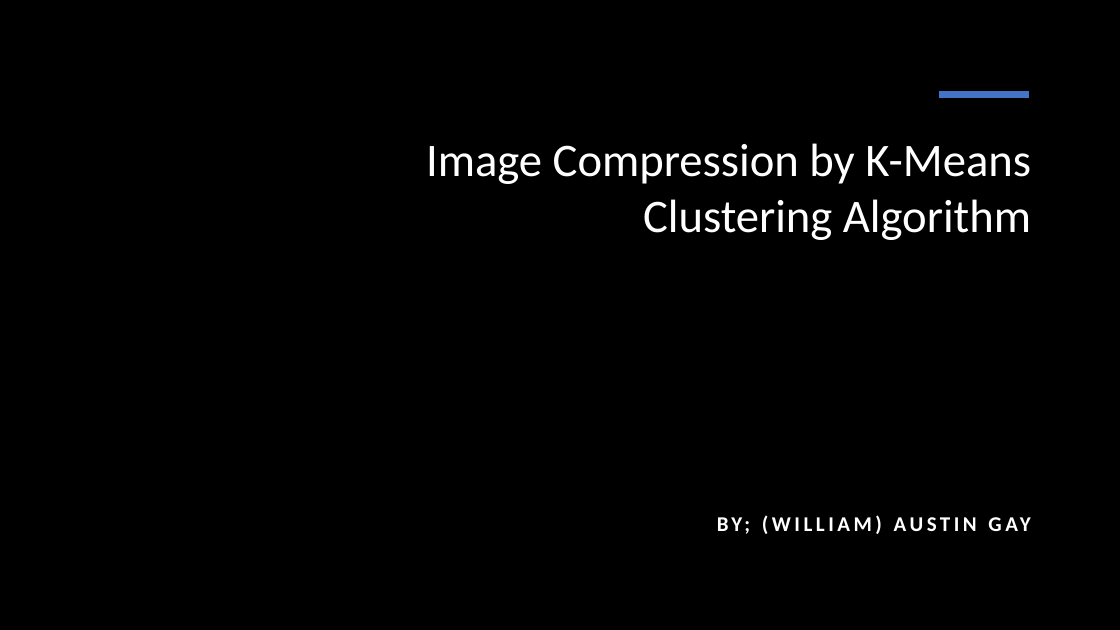
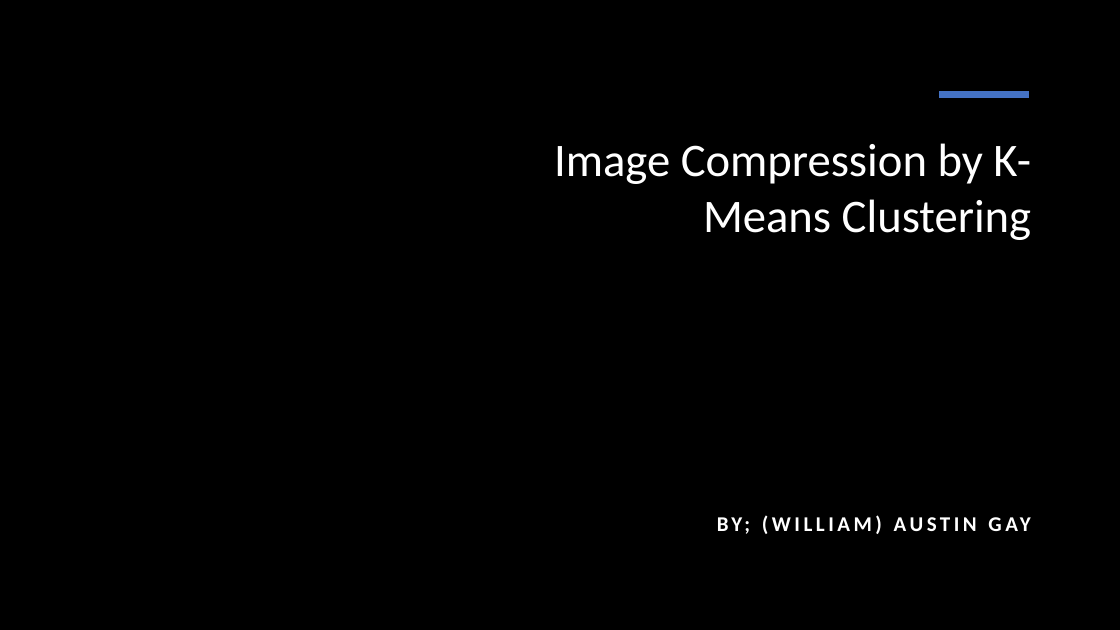
Before and after one commit to austing1133/wgayICP, a slide deck: slide 1 of Image Compression by K Means Clustering.pptx. Drawn at 1120x630 pixels with LibreOffice and Linux fonts; fonts in the diff are those of the drawing; background and template pictures are left out; a plain dark background stands for a picture behind light text. Boxes give left, top, right and bottom in pixels: in the first picture for what was removed or moved away, otherwise in the second. Text is boxed around its words. In the diff, an @@ line names an element or a change of style, - is before the commit and + after.

```diff
--- a/Image Compression by K Means Clustering.pptx
+++ b/Image Compression by K Means Clustering.pptx
@@ title at [554,143,1031,240]: text changed @@
-Image Compression by K-Means Clustering Algorithm
+Image Compression by K-Means Clustering
```
Also in this commit, not shown: 2 other slides changed, 1 slide added.
